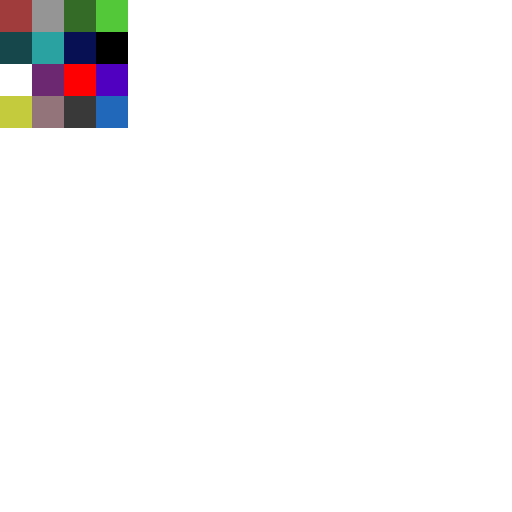
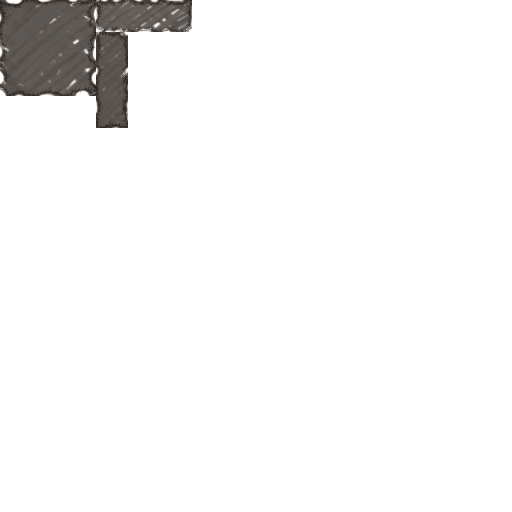
Before/after of a 512x512 layered artwork. What changed in the layer stack:
removed layer "Shape 16" over (x1=96, y1=96, x2=128, y2=128)
removed layer "Shape 15" over (x1=64, y1=96, x2=96, y2=128)
removed layer "Shape 14" over (x1=32, y1=96, x2=64, y2=128)
removed layer "Shape 13" over (x1=0, y1=96, x2=32, y2=128)
removed layer "Shape 12" over (x1=96, y1=64, x2=128, y2=96)
removed layer "Shape 11" over (x1=64, y1=64, x2=96, y2=96)
removed layer "Shape 10" over (x1=32, y1=64, x2=64, y2=96)
removed layer "Shape 9" over (x1=0, y1=64, x2=32, y2=96)
removed layer "Shape 8" over (x1=96, y1=32, x2=128, y2=64)
removed layer "Shape 7" over (x1=64, y1=32, x2=96, y2=64)
removed layer "Shape 6" over (x1=32, y1=32, x2=64, y2=64)
removed layer "Shape 5" over (x1=0, y1=32, x2=32, y2=64)
removed layer "Shape 4" over (x1=96, y1=0, x2=128, y2=32)
removed layer "Shape 3" over (x1=64, y1=0, x2=96, y2=32)
removed layer "Shape 2" over (x1=32, y1=0, x2=64, y2=32)
removed layer "Shape 1" over (x1=0, y1=0, x2=32, y2=32)
added layer "Layer 4" above "Layer 3" over (x1=96, y1=32, x2=128, y2=128)
added layer "Layer 3" above "Layer 1" over (x1=96, y1=0, x2=192, y2=32)
added layer "Layer 1" above "Layer 2" over (x1=0, y1=0, x2=96, y2=96)
hid "Background" over (x1=0, y1=0, x2=192, y2=128)
